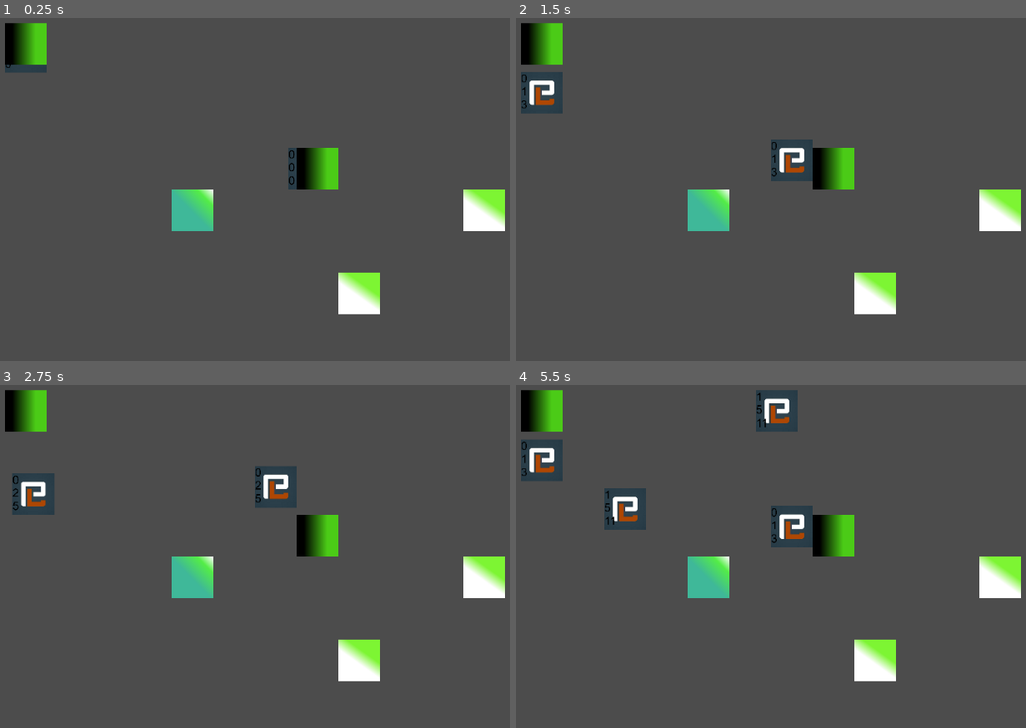
Above: before the commit, frames 1-4 (two rows, left to right).
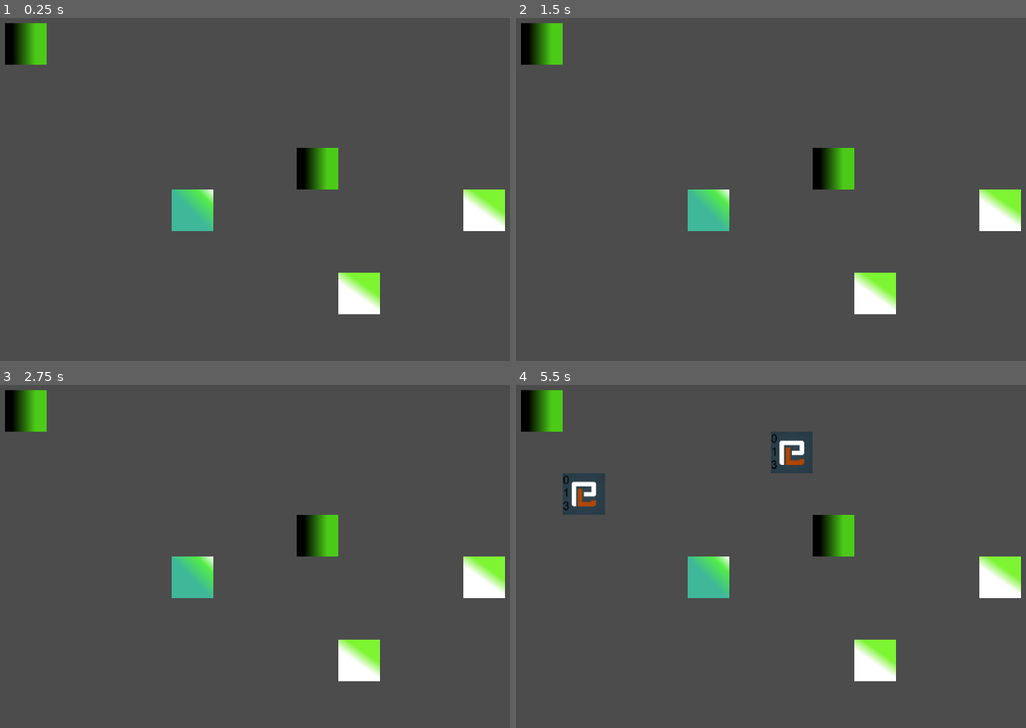
Above: after the commit, the same moments.

Repository: joschi1212/beansjam_2022
Game: Godot game, scene res://main/main.tscn
Two runs of this game, one before a commit and one after it. Both use one fixed random seed, a clock stepped at 60 frames per second and the inputs below.
Inputs:
- Up to frame 1 (0.25 s): no input
- Up to frame 2 (1.5 s): no input
- Up to frame 3 (2.75 s): no input
- Up to frame 4 (5.5 s): no input

The runs differ from the first frame. In frame 1, 0.4% of the frame differs, in the area x 0-59%, y 13-50%; in frame 2, 1.9%; in frame 3, 1.9%; in frame 4, 5.8%, in the area x 0-59%, y 1-48%.

Commit message:
fix bugs with transitioner and signaler and item

Diff:
--- a/godot/assembly_line/assembly_line.gd
+++ b/godot/assembly_line/assembly_line.gd
@@ -16,6 +16,9 @@
 
 # Adds item to this assembly line
 func add_item_to_line(item):
+	var parent = item.get_parent()
+	if(parent):
+		parent.remove_child(item)
+	add_child(item)
 	item.connect("item_at_end_of_line", self, "_on_item_at_end_of_line")
-	item.set_eight_on_line_remaining(self.length)
-	add_child(item)
+	item.set_eighth_on_line_remaining(self.length)
--- a/godot/consumer/consumer.gd
+++ b/godot/consumer/consumer.gd
@@ -6,6 +6,7 @@
 	get_node(assembly_line_in).connect("item_at_end_of_line", self, "_on_item_at_end_of_line")
 
 func _on_item_at_end_of_line(item):
+	item.get_parent().remove_child(item)
 	add_child(item)
 
 	# do stome stuff with item and add score
--- a/godot/item/item.gd
+++ b/godot/item/item.gd
@@ -4,7 +4,8 @@
 onready var eighth_notes : int = 0
 onready var tacts : int = 0
 
-onready var eighth_on_line_remaining = 0 setget set_eight_on_line_remaining
+onready var eighth_on_line_remaining = 0
+onready var _unit_stepsize = 0.0
 
 signal item_at_end_of_line(item)
 
@@ -12,12 +13,11 @@
 	Events.connect("quarter_note", self, "_on_quarter_note")
 	Events.connect("eighth_note", self, "_on_eighth_note")
 	Events.connect("new_tact", self, "_on_new_tact")
-	Events.connect("item_enters_line", self, "_on_item_enters_line")
 
 
 # Called every frame. 'delta' is the elapsed time since the previous frame.
 func _process(delta):
-	set_offset(get_offset() + 50 * delta)
+	pass
 
 func _on_quarter_note():
 	quarter_notes += 1
@@ -29,10 +29,15 @@
 	if(eighth_on_line_remaining == 0):
 		emit_signal("item_at_end_of_line", self)
 	$Sprite/EighthNotesLabel.set_text(str(eighth_notes))
+	if(eighth_on_line_remaining > 0):
+		# move item
+		set_unit_offset(get_unit_offset() + _unit_stepsize)
 
 func _on_new_tact():
 	tacts += 1
 	$Sprite/TactsLabel.set_text(str(tacts))
 
-func set_eight_on_line_remaining(length):
+func set_eighth_on_line_remaining(length):
 	eighth_on_line_remaining = length
+	_unit_stepsize = 1.0 / length
+	set_unit_offset(0.0)
--- a/godot/item/item.tscn
+++ b/godot/item/item.tscn
@@ -18,6 +18,7 @@
 
 [node name="Item" type="PathFollow2D"]
 rotate = false
+loop = false
 script = ExtResource( 2 )
 
 [node name="Sprite" type="Sprite" parent="."]
--- a/godot/main/main.gd
+++ b/godot/main/main.gd
@@ -1,10 +1 @@
 extends Node2D
-
-var itemScene = preload("res://item/item.tscn")
-
-onready var assemblyLine1 = $AssemblyLine1
-onready var assemblyLine2 = $AssemblyLine2
-
-func _ready():
-	assemblyLine1.add_child(itemScene.instance())
-	assemblyLine2.add_child(itemScene.instance())
--- a/godot/main/main.tscn
+++ b/godot/main/main.tscn
@@ -32,18 +32,22 @@
 current = true
 
 [node name="AssemblyLine1" parent="." instance=ExtResource( 3 )]
+length = 8
 
 [node name="AssemblyLine2" parent="." instance=ExtResource( 3 )]
 position = Vector2( 192, 0 )
 curve = SubResource( 1 )
+length = 10
 
 [node name="AssemblyLine3" parent="." instance=ExtResource( 3 )]
 position = Vector2( 256, -64 )
 curve = SubResource( 2 )
+length = 8
 
 [node name="AssemblyLine4" parent="." instance=ExtResource( 3 )]
 position = Vector2( -320, -64 )
 curve = SubResource( 3 )
+length = 9
 
 [node name="Spawner" parent="." instance=ExtResource( 5 )]
 position = Vector2( -320, -192 )
--- a/godot/signaler/signaler.gd
+++ b/godot/signaler/signaler.gd
@@ -9,7 +9,6 @@
 	add_child(_timer_quarter_note)
 	add_child(_timer_eighth_note)
 	add_child(_timer_new_tact)
-
 
 	_timer_eighth_note.connect("timeout", self, "_on_eighth_note_timeout")
 	_timer_eighth_note.set_wait_time(bpm / 60.0)
--- a/godot/transitioner/transtitioner.gd
+++ b/godot/transitioner/transtitioner.gd
@@ -22,13 +22,13 @@
 	Events.connect("eighth_note", self, "_on_eighth_note")
 
 func _on_item_at_end_of_line_A(item):
-	if connect_A_to is AssemblyLineOut.X:
+	if connect_A_to == AssemblyLineOut.X:
 		_assembly_line_out_X.add_item_to_line(item)
 	else:
 		_assembly_line_out_Y.add_item_to_line(item)
 
 func _on_item_at_end_of_line_B(item):
-	if connect_B_to is AssemblyLineOut.X:
+	if connect_B_to == AssemblyLineOut.X:
 		_assembly_line_out_X.add_item_to_line(item)
 	else:
 		_assembly_line_out_Y.add_item_to_line(item)
